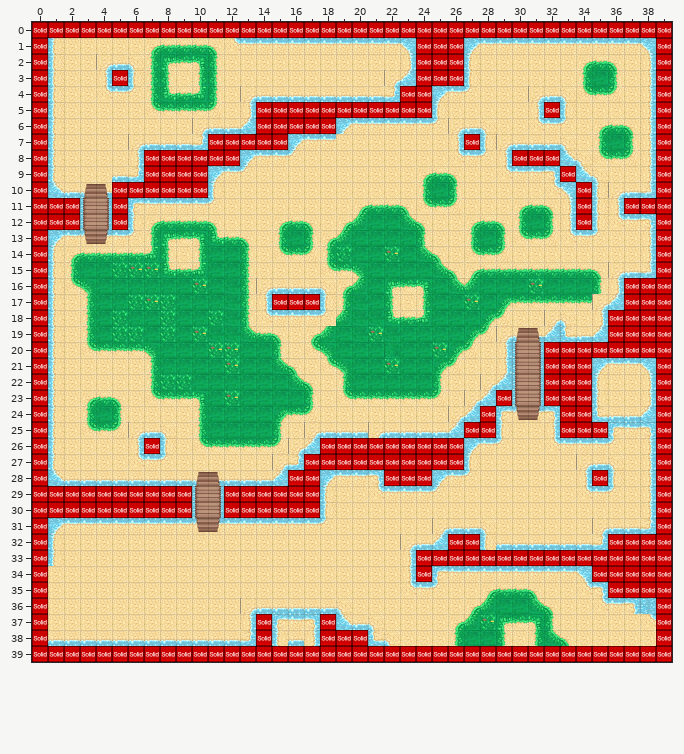
A Tiled map gets an edit: resources/map/area1.tmx. This is how it looked before the edit.
Cells are 32x32 px. Shown: x 0..39, y 0..39.
New version:
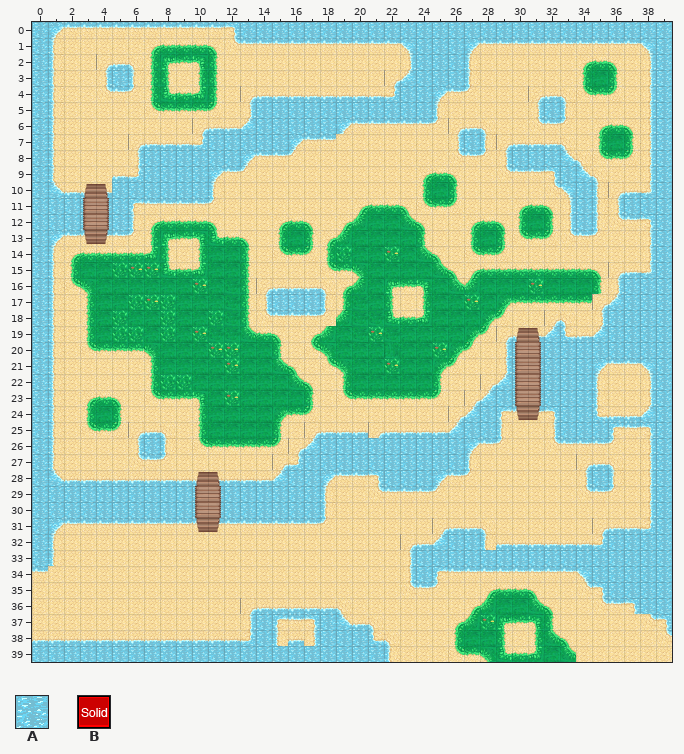
Key: from "maptile1": A 2; from "metatiles32x32": B 0 "solid".
_ is an empty cell.
Tiles replaced or removed in this view: B.
Difference:
Changed rows in their new state; . is an unchanged cell.
Layer "background":
first column x 38:
11 A
Layer "collision" (now hidden):
first column x 0:
 0 ________________________________________
 1 _.......................___............_
 2 _.......................___............_
 3 _...._..................___............_
 4 _......................__.............._
 5 _.............___________......._......_
 6 _............._____...................._
 7 _.........._____..........._..........._
 8 _......______.................___......_
 9 _......____......................_....._
10 _....______......................._...._
11 ___.._............................_.._._
12 ___.._............................_...._
13 _......................................_
14 _......................................_
15 _......................................_
16 _....................................___
17 _..............___...................___
18 _...................................____
19 _...................................____
20 _...............................________
21 _...............................___...._
22 _...............................___...._
23 _............................_..___...._
24 _..........................._....__...._
25 _..........................__....___..._
26 _......_.........._________............_
27 _................__________............_
28 _...............__....___.........._..._
29 __________..______....................._
30 __________..______....................._
31 _......................................_
32 _.........................__........____
33 _.......................________________
34 _......................._.........._____
35 _...................................____
36 _......................................_
37 _............._..._...................._
38 _............._...___.................._
39 ________________________________________
